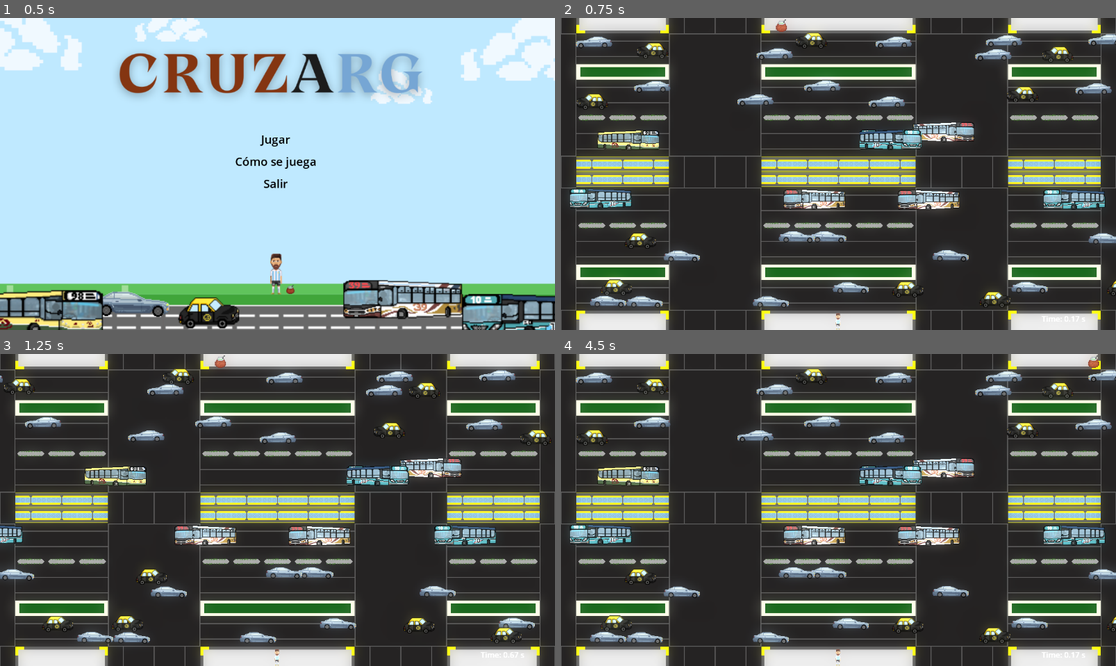
Above: before the commit, frames 1-4 (two rows, left to right).
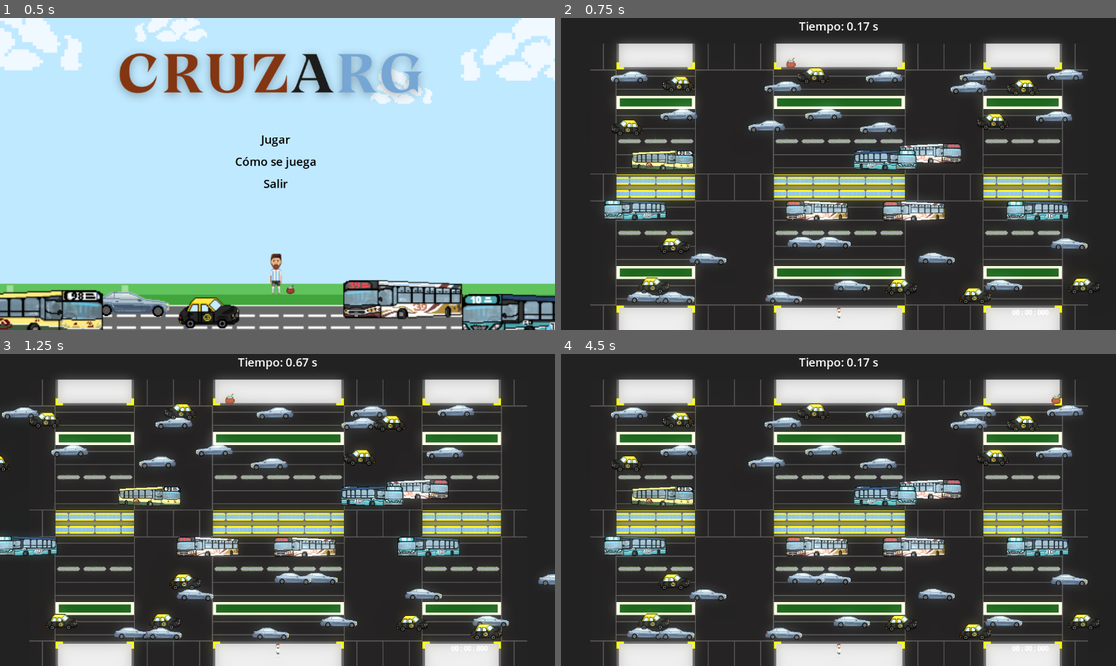
Above: after the commit, the same moments.

Repository: FlorenciaMorelli/cruzARG-on-godot
Game: Godot game, scene res://UI/scenes/menu.tscn
Same seed, same stepped clock (60 frames per second), same inputs: the game is played once before the commit and once after it.
Inputs:
- Up to frame 1 (0.5 s): no input
- Up to frame 2 (0.75 s): click "Jugar" at 0.5 s
- Up to frame 3 (1.25 s): no input
- Up to frame 4 (4.5 s): hold Right (right) 1.28-2.03 s; hold Down (down) 2.03-2.78 s; hold Right (right) 2.78-3.53 s; hold Up (up) 3.53-4.25 s; click "Volver a jugar" at 4.25 s

Frame 1 is identical in both runs. In frame 2, 46% of the frame differs, in the area x 0-100%, y 0-100%; in frame 3, 46%; in frame 4, 46%.

Commit message:
feature(hud): implemented hud to display time elapsed

Diff:
--- /dev/null
+++ b/UI/scenes/game.tscn
@@ -0,0 +1,12 @@
+[gd_scene load_steps=3 format=3 uid="uid://3xablcvnfih0"]
+
+[ext_resource type="PackedScene" uid="uid://dhjh6flq4ieon" path="res://UI/scenes/hud.tscn" id="1_v5baq"]
+[ext_resource type="PackedScene" uid="uid://chwowllv2b8uw" path="res://levels/scenes/main_level.tscn" id="2_vtaqp"]
+
+[node name="Game" type="Node2D"]
+
+[node name="HUD" parent="." instance=ExtResource("1_v5baq")]
+
+[node name="MainLevel" parent="." instance=ExtResource("2_vtaqp")]
+position = Vector2(88, 80)
+scale = Vector2(0.85, 0.85)
--- /dev/null
+++ b/UI/scenes/hud.tscn
@@ -0,0 +1,19 @@
+[gd_scene load_steps=2 format=3 uid="uid://dhjh6flq4ieon"]
+
+[ext_resource type="Script" path="res://UI/scripts/hud.gd" id="1_8xwq5"]
+
+[node name="HUD" type="CanvasLayer"]
+script = ExtResource("1_8xwq5")
+
+[node name="HUD_Timer" type="Label" parent="."]
+anchors_preset = 5
+anchor_left = 0.5
+anchor_right = 0.5
+offset_left = -20.5
+offset_right = 20.5
+offset_bottom = 23.0
+grow_horizontal = 2
+theme_override_font_sizes/font_size = 24
+text = "00:00"
+horizontal_alignment = 1
+vertical_alignment = 1
--- a/UI/scripts/game_over_menu.gd
+++ b/UI/scripts/game_over_menu.gd
@@ -12,8 +12,7 @@
 
 
 func _on_play_again_button_pressed() -> void:
-	get_tree().change_scene_to_file("res://levels/scenes/main_level.tscn")
-
+	get_tree().change_scene_to_file("res://UI/scenes/game.tscn")
 
 func _on_exit_button_pressed() -> void:
 	get_tree().quit()
--- /dev/null
+++ b/UI/scripts/hud.gd
@@ -0,0 +1,18 @@
+extends CanvasLayer
+
+var time_elapsed: float = 0.0
+var is_timer_active: bool = true
+
+@onready var stopwatch_label : Label = $HUD_Timer
+
+# Called when the node enters the scene tree for the first time.
+func _ready() -> void:
+	DataManager.load_data()
+
+
+# Called every frame. 'delta' is the elapsed time since the previous frame.
+func _process(delta: float) -> void:
+	if is_timer_active :
+		time_elapsed += delta
+		stopwatch_label.text = "Tiempo: %.2f s" % time_elapsed
+		GameManager.final_time = time_elapsed
--- a/UI/scripts/menu.gd
+++ b/UI/scripts/menu.gd
@@ -11,7 +11,7 @@
 
 
 func _on_play_pressed() -> void:
-	get_tree().change_scene_to_file("res://levels/scenes/main_level.tscn")
+	get_tree().change_scene_to_file("res://UI/scenes/game.tscn")
 
 
 func _on_exit_pressed() -> void:
--- a/UI/scripts/victory_menu.gd
+++ b/UI/scripts/victory_menu.gd
@@ -12,8 +12,7 @@
 
 
 func _on_victory_play_again_pressed() -> void:
-	get_tree().change_scene_to_file("res://levels/scenes/main_level.tscn")
-
+	get_tree().change_scene_to_file("res://UI/scenes/game.tscn")
 
 func _on_victory_exit_pressed() -> void:
 	get_tree().quit()
--- a/levels/scripts/main_level.gd
+++ b/levels/scripts/main_level.gd
@@ -2,23 +2,9 @@
 
 var item_scene = preload("res://pick-ups/scenes/mate.tscn")
 
-var time_elapsed: float = 0.0
-var is_timer_active: bool = true
-
-@onready var stopwatch_label : Label = $StopwatchLabel
-
 # Called when the node enters the scene tree for the first time.
 func _ready() -> void:
 	spawn_item()
-	DataManager.load_data()
-
-
-# Called every frame. 'delta' is the elapsed time since the previous frame.
-func _process(delta: float) -> void:
-	if is_timer_active :
-		time_elapsed += delta
-		stopwatch_label.text = "Time: %.2f s" % time_elapsed
-		GameManager.final_time = time_elapsed
 
 
 func spawn_item():
